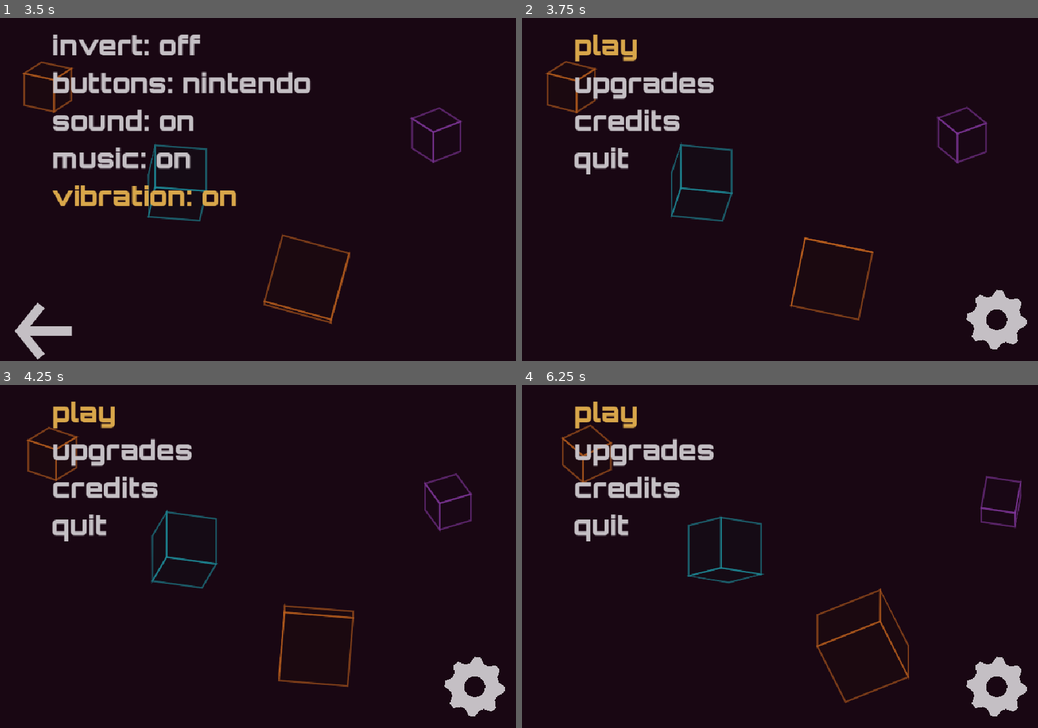
Above: before the commit, frames 1-4 (two rows, left to right).
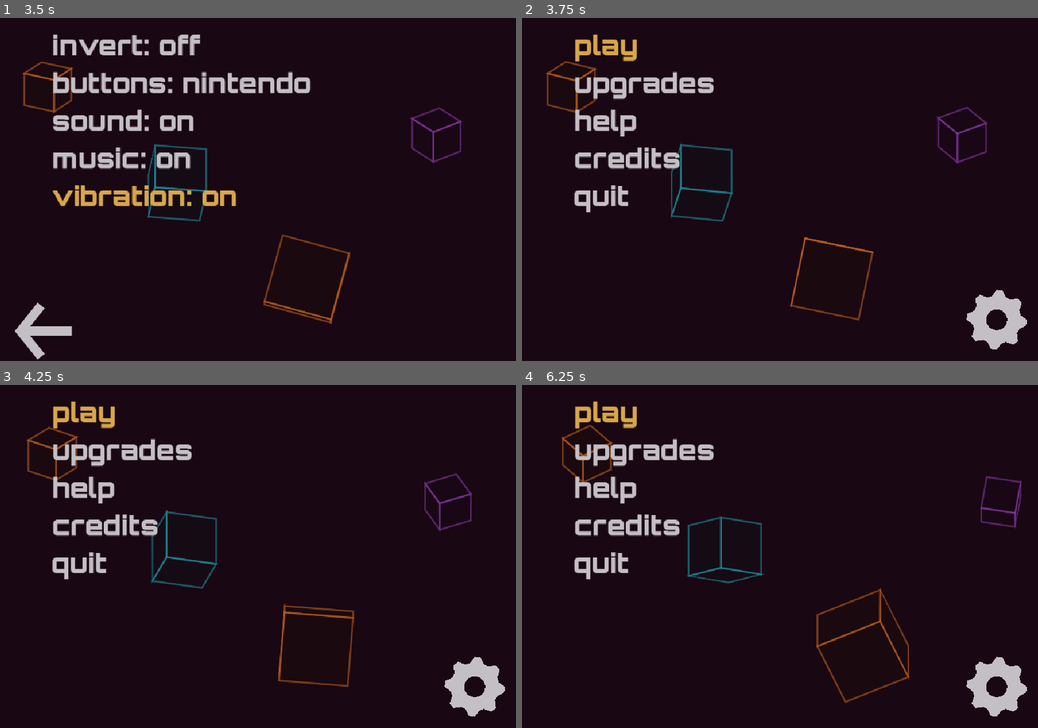
Above: after the commit, the same moments.

Repository: nhermosilla14/xpeedy
Game: Godot game, scene res://src/main.tscn
Same seed, same stepped clock (60 frames per second), same inputs: the game is played once before the commit and once after it. Sound files missing from this copy of the repository are replaced by a short silence.
Inputs (mouse positions are in pixels of both pictures, inside the frame that each line leads up to):
- Up to frame 1 (3.5 s): tap Enter (ui_accept) at 0.5, 0.77, 1.52, 3.02 s; hold Up (ui_up) 0.53-2.03 s; tap Space (fire) at 0.6, 3.05 s; click (258, 189) at 0.67 s; tap E (phase) at 0.8, 1.35 s; click (258, 189) at 1.42 s; tap Q (recharge) at 1.55, 2.1 s; move the mouse to (103, 138) at 2.02 s; hold Left (steer_left) from 2.03 s (still down); tap W (torpedo) at 2.3, 2.85 s; move the mouse to (283, 189) at 2.77 s; click (283, 189) at 2.92 s
- Up to frame 2 (3.75 s): move the mouse to (702, 103) at 3.52 s; release Left (steer_left) at 3.53 s; hold Down (ui_down) from 3.53 s (still down); tap Space (fire) at 3.6 s
- Up to frame 3 (4.25 s): keep holding Down (ui_down); tap Enter (ui_accept) at 3.77 s; tap E (phase) at 3.8 s; tap Escape (pause) at 4.15 s
- Up to frame 4 (6.25 s): move the mouse to (893, 539) at 4.27 s; release Down (ui_down) at 4.28 s; hold Right (steer_right) 4.28-5.03 s; tap E (phase) at 4.35 s; tap Enter (ui_accept) at 4.52, 6.02 s; tap Q (recharge) at 4.55, 5.1 s; tap R (restart) at 4.9 s; move the mouse to (676, 573) at 5.02 s; hold Up (ui_up) 5.03-5.78 s; click (676, 573) at 5.17 s; tap W (torpedo) at 5.3, 5.85 s; move the mouse to (831, 481) at 5.77 s; hold Right (steer_right) from 5.78 s (still down); tap Space (fire) at 6.05 s

Frame 1 is identical in both runs. In frame 2, 1.7% of the frame differs, in the area x 10-31%, y 26-57%; in frame 3, 1.7%; in frame 4, 1.7%.

Commit message:
Slice 0045: help pages (intent 0012 done)

Diff:
--- /dev/null
+++ b/src/core/help_pages.gd
@@ -0,0 +1,75 @@
+class_name HelpPages
+extends RefCounted
+## The help pages (ADR 0032): topics, each a list of pages, each page a few short lowercase lines. The wording
+## is ours. A page has at most MAX_LINES lines of at most MAX_WIDTH characters so it fits the text panel at
+## 480x320; the tests keep it so.
+
+const MAX_LINES := 6
+const MAX_WIDTH := 28
+
+const CONTENT := [
+	["controls", [
+		["steer with left and right:", "keys, d-pad or left stick.", "pause: esc, p or start.",
+			"fire a held bonus: enter,", "space or the confirm button."],
+		["recharger: q or x button.", "torpedo: w or y button.", "phase shift: e or r1.",
+			"the buttons on the left edge", "also work with a tap."],
+		["settings (the gear icon):", "invert steering, button", "layout nintendo or xbox,", "sound, music and vibration."],
+	]],
+	["obstacles", [
+		["trails on the track warn you", "of what is coming. red means", "it is close to your lane.", "touching an obstacle ends",
+			"the run unless a shield", "can smash it."],
+		["cube and spike: one shield.", "beam: two shields; with one", "you crash. inside a tube a", "beam also blocks the far",
+			"side of the tunnel."],
+		["roller: tumbles sideways", "from lane to lane.", "bouncer: slides up and down", "from its tile; dangerous",
+			"only while low.", "smashing them pays more."],
+	]],
+	["shields", [
+		["orange spots give a shield.", "the bar at the bottom right", "shows your shields; they", "fade with time.",
+			"smash obstacles with them", "for points."],
+	]],
+	["bonuses", [
+		["coloured spots give bonuses.", "hold one at a time; fire it", "with enter, space or a tap.",
+			"a spot picked up while you", "hold one does nothing."],
+		["quake (red): destroys every", "obstacle in view, free.", "time dilation (blue): slows", "everything for seven",
+			"seconds; rollers and", "bouncers freeze."],
+		["space fold (green): ends the", "zone that is active.", "plasma throws away the", "bonus you hold."],
+	]],
+	["zones", [
+		["a ring across the track", "starts a three second", "warning, then a zone lasts", "seven seconds. space fold",
+			"ends it early."],
+		["blackout: trails vanish.", "gravity well: a force pushes", "you sideways; counter-steer.", "hue shift: lanes change",
+			"colour and hide trails."],
+		["dark nebula: the track", "pulses dark and light.", "plasma cloud: avoid the blue", "vortices; they cost a shield",
+			"and your bonus."],
+	]],
+	["upgrades", [
+		["the shop is on the main", "menu. credits come from", "finishing new stage races", "and from survival scores.",
+			"levels unlock as you", "finish more races."],
+		["flow: slower stage races.", "fractal: shields fade more", "slowly. modulator: more", "shields in stage races.",
+			"they start with three."],
+		["recharger: shields, once.", "torpedo: clears the lane", "ahead for no points.", "phase shift: fly through",
+			"obstacles for a while.", "none in extreme or pure."],
+	]],
+	["modes", [
+		["survival: an endless run on", "a random track. pick casual,", "easy, standard, extreme or", "pure; each keeps its own",
+			"best score."],
+		["single: four stages of", "twelve races. finish a race", "to open the next; a crash", "resets your stage score.",
+			"finish all twelve for a", "stage best."],
+		["keep going: after an", "obstacle crash you can pay", "one credit to continue", "once per run."],
+	]],
+]
+
+
+static func topics() -> Array[String]:
+	var names: Array[String] = []
+	for entry in CONTENT:
+		names.append(entry[0])
+	return names
+
+
+## The pages of a topic: an array of pages, each an array of lines.
+static func pages(topic: String) -> Array:
+	for entry in CONTENT:
+		if entry[0] == topic:
+			return entry[1]
+	return []
--- a/src/core/launch_options.gd
+++ b/src/core/launch_options.gd
@@ -31,7 +31,7 @@
 var difficulty_given := false
 ## Do not show the menu: start a run directly.
 var no_menu := false
-## "main", "mode", "difficulty", "stages", "upgrades", "credits" or "settings": open the menu on that page (for screenshots).
+## "main", "mode", "difficulty", "stages", "upgrades", "credits", "help" or "settings": open the menu on that page (for screenshots).
 var screen := ""
 ## Skip the start sequence (tests and debugging).
 var no_countdown := false
--- a/src/main.gd
+++ b/src/main.gd
@@ -106,8 +106,10 @@
 	_menu.quit_requested.connect(get_tree().quit)
 	difficulty = options.difficulty if Difficulty.is_valid(options.difficulty) else Difficulty.STANDARD
 	if start_in_menu and options.starts_in_menu():
-		enter_menu({"difficulty": MenuController.Page.DIFFICULTY,  …(154 unchanged characters)… , "credits": MenuController.Page.CREDITS}.get(options.screen, MenuController.Page.MAIN),
+		enter_menu({"difficulty": MenuController.Page.DIFFICULTY,  …(154 unchanged characters)… , "credits": MenuController.Page.CREDITS, "help": MenuController.Page.HELP}.get(options.screen, MenuController.Page.MAIN),
 			show_warning and options.screen == "")
+		if options.screen.begins_with("help:"):
+			_menu.show_help_topic(options.screen.get_slice(":", 1), options.screen.get_slice(":", 2).to_int())
 	elif options.race.contains("-"):
 		start_race(options.race.get_slice("-", 0).to_int(), options.race.get_slice("-", 1).to_int())
 	else:
--- a/src/view/menu_controller.gd
+++ b/src/view/menu_controller.gd
@@ -13,7 +13,7 @@
 signal race_requested(stage: int)
 signal restart_stage_requested(stage: int)
 
-enum Page { MAIN, DIFFICULTY, SETTINGS, MODE, STAGES, RESTART, UPGRADES, CREDITS, WARNING }
+enum Page { MAIN, DIFFICULTY, SETTINGS, MODE, STAGES, RESTART, UPGRADES, CREDITS, WARNING, HELP, HELP_TOPIC }
 
 const WARNING_LINES: Array[String] = [
 	"this game has flashes and",
@@ -48,6 +48,8 @@
 var _info := ScreenPanel.new()
 var _main_items: Array[String] = []
 var _pending_stage := 0
+var _help_topic := ""
+var _help_page := 0
 
 
 func _ready() -> void:
@@ -76,6 +78,15 @@
 	_show_top()
 
 
+## Opens the help list and then one topic at one page (for screenshots).
+func show_help_topic(topic: String, page := 0) -> void:
+	open(Page.HELP)
+	_help_topic = topic
+	_help_page = clampi(page, 0, HelpPages.pages(topic).size() - 1)
+	_stack.append(Page.HELP_TOPIC)
+	_show_top()
+
+
 func current_page() -> Page:
 	return _stack.back()
 
@@ -104,7 +115,7 @@
 	if _is_info_page():
 		if Input.is_action_just_pressed("ui_accept"):
 			_on_info_chosen(0)
-		elif Input.is_action_just_pressed("ui_cancel") and current_page() == Page.CREDITS:
+		elif Input.is_action_just_pressed("ui_cancel") and current_page() != Page.WARNING:
 			back()
 		return
 	if Input.is_action_just_pressed("ui_down"):
@@ -122,10 +133,15 @@
 
 
 func _is_info_page() -> bool:
-	return _stack.back() == Page.WARNING or _stack.back() == Page.CREDITS
+	return _stack.back() in [Page.WARNING, Page.CREDITS, Page.HELP_TOPIC]
 
 
 func _on_info_chosen(_index: int) -> void:
+	if current_page() == Page.HELP_TOPIC and _help_page + 1 < HelpPages.pages(_help_topic).size():
+		_help_page += 1
+		clicked.emit()
+		_show_top()
+		return
 	if current_page() == Page.WARNING:
 		settings.warning_seen = true
 		settings.save()
@@ -148,9 +164,21 @@
 		Page.CREDITS:
 			_info.open("credits", CREDITS_LINES, ["back"] as Array[String])
 			return
+		Page.HELP_TOPIC:
+			var pages := HelpPages.pages(_help_topic)
+			var lines: Array[String] = []
+			lines.assign(pages[_help_page])
+			var last := _help_page + 1 >= pages.size()
+			_info.open("%s %d/%d" % [_help_topic, _help_page + 1, pages.size()], lines,
+				["back" if last else "next"] as Array[String])
+			return
+		Page.HELP:
+			for topic in HelpPages.topics():
+				items.append({"text": topic})
+			_screen.show_items(items, true, false, selected_item)
 	match _stack.back():
 		Page.MAIN:
-			_main_items = ["play", "upgrades", "credits"]
+			_main_items = ["play", "upgrades", "help", "credits"]
 			if can_quit:
 				_main_items.append("quit")
 			for text in _main_items:
@@ -209,6 +237,9 @@
 			if _main_items[index] == "play":
 				_stack.append(Page.MODE)
 				_show_top()
+			elif _main_items[index] == "help":
+				_stack.append(Page.HELP)
+				_show_top()
 			elif _main_items[index] == "credits":
 				_stack.append(Page.CREDITS)
 				_show_top()
@@ -232,6 +263,11 @@
 				_show_top()
 			else:
 				race_requested.emit(stage)
+		Page.HELP:
+			_help_topic = HelpPages.topics()[index]
+			_help_page = 0
+			_stack.append(Page.HELP_TOPIC)
+			_show_top()
 		Page.UPGRADES:
 			economy.buy(Upgrade.keys()[index])
 			_show_top(index)
--- a/tests/e2e_menus.gd
+++ b/tests/e2e_menus.gd
@@ -101,7 +101,7 @@
 				menu.back()
 				if menu.current_page() != MenuController.Page.MAIN:
 					_errors.append("back did not return to the main page")
-				menu.move(4)
+				menu.move(5)
 				menu.activate()
 				if menu.current_page() != MenuController.Page.SETTINGS:
 					_errors.append("the gear did not open settings")
--- /dev/null
+++ b/tests/unit/test_help.gd
@@ -0,0 +1,74 @@
+extends TestCase
+
+
+func test_the_topics_in_order() -> void:
+	check_eq(HelpPages.topics(), ["controls", "obstacles", "shields", "bonuses", "zones", "upgrades", "modes"] as Array[String])
+	check_eq(HelpPages.pages("nope").size(), 0)
+
+
+func test_every_page_fits_the_panel() -> void:
+	for topic in HelpPages.topics():
+		check(HelpPages.pages(topic).size() >= 1, "%s has pages" % topic)
+		for page in HelpPages.pages(topic):
+			check(page.size() >= 1 and page.size() <= HelpPages.MAX_LINES, "%s: %d lines" % [topic, page.size()])
+			for line in page:
+				check(line.length() <= HelpPages.MAX_WIDTH, "'%s' is %d characters" % [line, line.length()])
+				check_eq(line, line.to_lower(), "lowercase: " + line)
+
+
+func test_the_pages_name_every_obstacle_bonus_zone_and_upgrade() -> void:
+	var text := ""
+	for topic in HelpPages.topics():
+		for page in HelpPages.pages(topic):
+			text += " ".join(page) + " "
+	for word in ["cube", "beam", "spike", "roller", "bouncer", "quake", "time dilation", "space fold", "blackout",
+			"gravity well", "hue shift", "dark nebula", "plasma cloud", "recharger", "torpedo", "phase shift",
+			"flow", "fractal", "modulator", "survival", "keep going"]:
+		check(text.contains(word), "the help mentions %s" % word)
+	for key in Upgrade.keys():
+		check(text.contains(Upgrade.display_name(key)), "upgrade %s" % key)
+
+
+func _menu() -> MenuController:
+	var menu := MenuController.new()
+	menu.settings = Settings.new("user://test_help_settings.cfg")
+	menu._ready()
+	return menu
+
+
+func test_the_main_menu_opens_the_help_list_and_the_topic_pages() -> void:
+	var menu := _menu()
+	menu.open(MenuController.Page.MAIN)
+	check("help" in menu.page_item_texts(), "help item")
+	menu.move(2)
+	menu.activate()
+	check_eq(menu.current_page(), MenuController.Page.HELP)
+	check_eq(menu.page_item_texts(), HelpPages.topics())
+	menu.move(1)
+	menu.activate()
+	check_eq(menu.current_page(), MenuController.Page.HELP_TOPIC)
+	check_eq(menu._info.title, "obstacles 1/3")
+	check_eq(menu._info.choices, ["next"] as Array[String])
+	menu._on_info_chosen(0)
+	check_eq(menu._info.title, "obstacles 2/3")
+	menu._on_info_chosen(0)
+	check_eq(menu._info.title, "obstacles 3/3")
+	check_eq(menu._info.choices, ["back"] as Array[String])
+	menu._on_info_chosen(0)
+	check_eq(menu.current_page(), MenuController.Page.HELP, "back on the last page returns to the list")
+	menu.back()
+	check_eq(menu.current_page(), MenuController.Page.MAIN)
+	menu.free()
+	DirAccess.remove_absolute(ProjectSettings.globalize_path("user://test_help_settings.cfg"))
+
+
+func test_a_topic_with_one_page_goes_straight_back() -> void:
+	var menu := _menu()
+	menu.open(MenuController.Page.HELP)
+	menu.move(2)
+	menu.activate()
+	check_eq(menu._info.title, "shields 1/1")
+	check_eq(menu._info.choices, ["back"] as Array[String])
+	menu.back()
+	check_eq(menu.current_page(), MenuController.Page.HELP)
+	menu.free()
--- a/tests/unit/test_settings.gd
+++ b/tests/unit/test_settings.gd
@@ -157,7 +157,7 @@
 	menu._ready()
 	menu.open(MenuController.Page.MAIN)
 	check("credits" in menu.page_item_texts(), "credits item on the main menu")
-	menu.move(2)
+	menu.move(3)
 	menu.activate()
 	check_eq(menu.current_page(), MenuController.Page.CREDITS)
 	var text := " ".join(menu._info.lines)
Not shown, added: src/core/help_pages.gd.uid
Not shown, added: tests/unit/test_help.gd.uid
Not shown, changed: docs/intent/0012-help-pages.md
Not shown, changed: docs/slices/0045-help-pages.md
